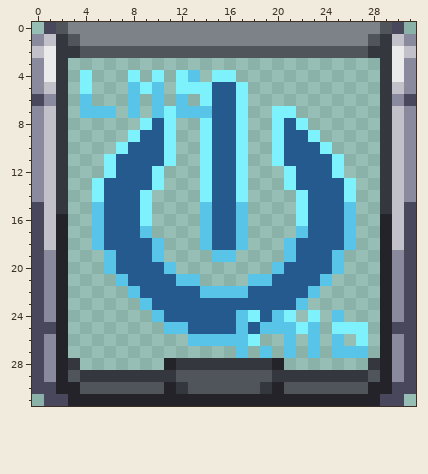
Edited in one commit: pixel-art sprite (Resources/Textures/Backmen/Interface/Actions/mod_actions.rsi/activate.png). This is how it looked before the edit.
The file is 32x32 pixels.
The same view after the edit:
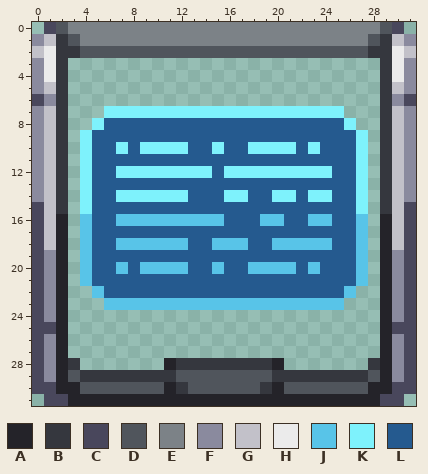
Palette (. is transparent): A #242329  B #35373e  C #49475c  D #50555c  E #7c8287  F #8a8a9e  G #c2c1c9  H #ebebeb  J #58c4e8  K #7ef2fc  L #255a8f
Diff:
The edit adds colour J in row 16 at x 4, 10 to 13, 19 to 20 and 27; in row 17 at x 4 and 27; in row 18 at x 4, 11 to 12, 20 and 27; in row 19 at x 4 and 27; in row 20 at x 4, 12, 15, 18 to 19 and 27; in row 21 at x 4 and 27.
The edit adds colour J in row 22 at x 5 and 26; in row 23 at x 6 to 8 and 23 to 25.
Colour K gives way to colour J in row 16 at x 9.
Colour L gives way to colour J in row 16 at x 7 to 8, 15 and 23 to 24; in row 18 at x 7 to 9, 15 to 16 and 22 to 24; in row 20 at x 7, 9 to 10, 21 and 23; in row 23 at x 10 to 21.
The edit adds colour K in row 7 at x 7, 9, 18 to 19 and 22 to 25; in row 8 at x 5 and 26; in row 9 at x 4 and 27; in row 10 at x 4, 12, 18 to 19 and 27; in row 11 at x 4 and 27; in row 12 at x 4, 11 to 13, 18 to 20 and 27.
The edit adds colour K in row 13 at x 4 and 27; in row 14 at x 4, 10 to 12, 20 to 21 and 27; in row 15 at x 4 and 27.
Colour J gives way to colour K in row 7 at x 6, 8, 10 and 12 to 14.
Colour L gives way to colour K in row 7 at x 15 to 16; in row 10 at x 9 to 10, 15, 21 and 23; in row 12 at x 7 to 9, 16 and 22 to 24; in row 14 at x 7 to 8, 16 and 23 to 24.
The edit adds colour L in row 8 at x 6 to 8, 12 to 13, 18 to 19 and 23 to 25; in row 9 at x 5 to 7, 12 to 13, 18 to 19 and 24 to 26; in row 10 at x 5 to 6, 13 and 25 to 26; in row 11 at x 5, 12 to 13, 18 to 19 and 26; in row 12 at x 5 and 26; in row 13 at x 11 to 13 and 18 to 20.
The edit adds colour L in row 14 at x 13 and 18 to 19; in row 15 at x 10 to 13 and 18 to 21; in row 16 at x 18 and 21; in row 17 at x 10 to 13 and 18 to 21; in row 18 at x 13 and 18 to 19; in row 19 at x 5, 11 to 14, 17 to 20 and 26.
The edit adds colour L in row 20 at x 5, 13 to 14, 16 to 17 and 26; in row 21 at x 5 to 6, 14 to 17 and 25 to 26; in row 22 at x 6 to 7 and 24 to 25.
Colour J gives way to colour L in row 15 at x 5, 14, 17 and 26; in row 16 at x 5, 17 and 26; in row 17 at x 5, 9, 14, 17, 22 and 26; in row 18 at x 5, 14 and 26; in row 19 at x 6, 10, 15 to 16, 21 and 25; in row 20 at x 6 and 25.
Colour J gives way to colour L in row 21 at x 7, 12 to 13, 18 to 19 and 24; in row 22 at x 8, 14 to 17 and 23.
Colour K gives way to colour L in row 8 at x 9, 11, 14, 17, 20 and 22; in row 9 at x 8, 11, 14, 17, 20 and 23; in row 10 at x 14, 17 and 24; in row 11 at x 6, 11, 14, 17, 20 and 25; in row 12 at x 6 and 25; in row 13 at x 5, 10, 14, 17, 21 and 26.
Colour K gives way to colour L in row 14 at x 5, 14, 22 and 26; in row 15 at x 9 and 22; in row 16 at x 22.
Colour J is gone in row 4 at x 13; in row 5 at x 8 and 10; in row 6 at x 4, 8, 10 and 12; in row 7 at x 4 to 5; in row 24 at x 10, 17, 20 and 25; in row 25 at x 11 to 12, 17, 19 to 21 and 23.
Colour J is gone in row 26 at x 13 to 17, 21, 23 and 25; in row 27 at x 17, 19, 21, 23 and 25 to 27.
Colour K is gone in row 4 at x 4, 8, 10, 12 and 15 to 16; in row 5 at x 4, 9, 12 to 14 and 17; in row 6 at x 14 and 17; in row 24 at x 18, 21 and 23; in row 25 at x 22 and 25 to 27; in row 26 at x 18 and 27.
Colour L is gone in rows 5 to 6 at x 15 to 16; in row 24 at x 11 to 16 and 19; in row 25 at x 13 to 16 and 18.
Pixel boxes of the changes (left, top, right, bottom) in both pictures:
changed: (80, 70, 368, 358)
